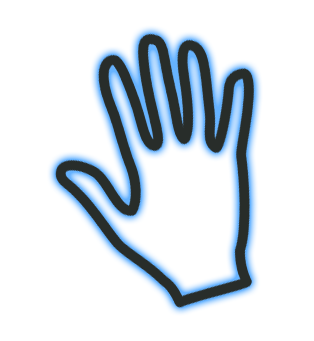
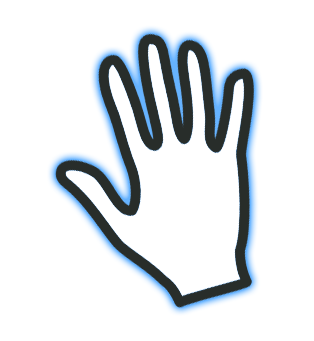
Layered file, before and after one edit (314x341). Changes by layer:
painted on "Layer 0" over bbox(66, 44, 244, 296)
